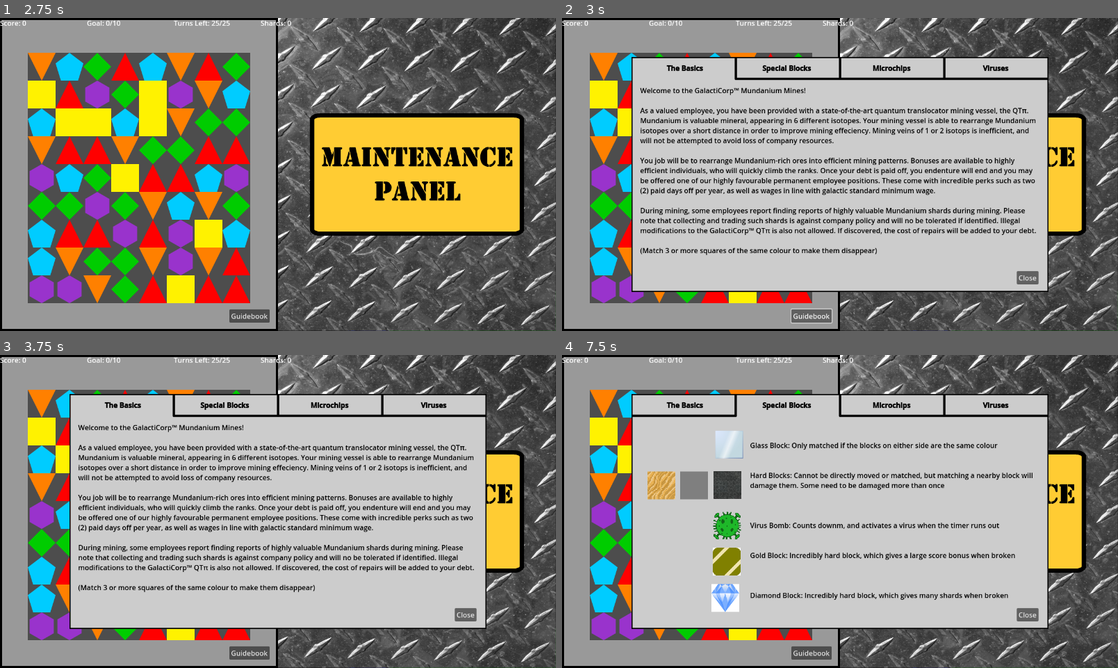
Above: before the commit, frames 1-4 (two rows, left to right).
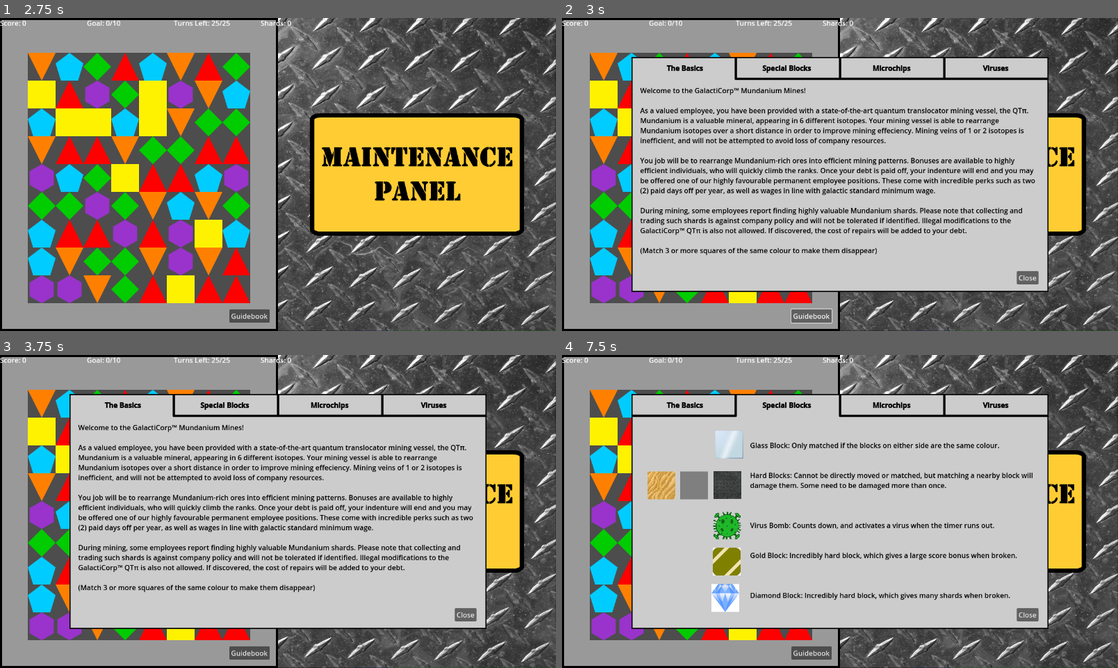
Above: after the commit, the same moments.

Repository: mr-pig-streaming/match-3-game
Game: Godot game, scene res://Scenes/base_scene.tscn
The game is run twice, just before and just after one commit, with the same random seed, the same clock (stepped at 60 frames per second) and the same inputs.
Inputs (mouse positions are in pixels of both pictures, inside the frame that each line leads up to):
- Up to frame 1 (2.75 s): click "New Game" at 0.5 s; click "New Game" at 1.25 s; click "Load Game" at 2 s
- Up to frame 2 (3 s): click "Guidebook" at 2.75 s
- Up to frame 3 (3.75 s): click "Dispense Chip" at 3.5 s
- Up to frame 4 (7.5 s): click "View Chips" at 4.25 s; tap Enter at 5, 6.5 s; move the mouse to (873, 511) at 5.02 s; hold D 5.03-5.78 s; tap V at 5.1, 6.6 s; click (873, 511) at 5.17 s; tap Space at 5.75, 7.25 s; move the mouse to (995, 405) at 5.77 s; hold S 5.78-6.53 s; tap R at 5.85, 7.35 s; click (995, 405) at 5.92 s; move the mouse to (890, 405) at 6.52 s; hold D from 6.53 s (still down); click (890, 405) at 6.67 s; move the mouse to (789, 405) at 7.27 s; click (789, 405) at 7.42 s

Frame 1 is identical in both runs. In frame 2, 4.1% of the frame differs, in the area x 14-86%, y 31-70%; in frame 3, 4.1%; in frame 4, 0.3%.
Error in both runs: Cannot call method 'queue_free' on a null value. (res://Scripts/base_scene.gd:92)

Commit message:
bugfix-14 Cleared up all the typoes I could find

Diff:
--- a/Scenes/guidebook.tscn
+++ b/Scenes/guidebook.tscn
@@ -45,12 +45,12 @@
 offset_right = 456.0
 offset_bottom = 238.0
 bbcode_enabled = true
-text = "[color=black]Three's a Crowd: A maximum of 3 blocks can be matched each turn
-Half: Receive half score
-Harden Blocks: All blocks are healed of 1 damage. If undamaged, they receive a 1 damage shield
-Stone Prism: Spawns several random hard blocks
-
-Viruses can be removed at rest areas, or by using the Antivirus microchip[/color]"
+text = "[color=black]Three's a Crowd: A maximum of 3 blocks can be matched each turn.
+Half: Receive half score.
+Harden Blocks: All blocks are healed of 1 damage. If undamaged, they receive a 1 damage shield.
+Stone Prism: Spawns several random hard blocks.
+
+Viruses can be removed at rest areas, or by using the Antivirus microchip.[/color]"
 
 [node name="Page3" type="Node2D" parent="."]
 
@@ -78,15 +78,15 @@
 offset_right = 458.0
 offset_bottom = 240.0
 bbcode_enabled = true
-text = "[color=black]Bishop: Matches blocks diagonally instead of straight lines
-Tetris: Matches block in tetrominos instead of straight lines
-Queen: Matches blocks both straight and diagonally
-Double: Doubles score for 3 rounds
-Time Stop: Prevents energy going down, and halts matches, for 3 turns to allow for larger matches
-Crack Blocks: Does 1 damage to all hard blocks. Also breaks virus bombs
-Colourblind: Allows green and red blocks to be matched
-Antivirus: Clears all virus bombs
-Quantum Translocator: Blocks can be moved anywhere for 4 turns[/color]"
+text = "[color=black]Bishop: Matches blocks diagonally instead of straight lines.
+Tetris: Matches block in tetrominos instead of straight lines.
+Queen: Matches blocks both straight and diagonally.
+Double: Doubles score for 3 rounds.
+Time Stop: Prevents energy going down, and halts matches, for 3 turns to allow for larger matches.
+Crack Blocks: Does 1 damage to all hard blocks. Also breaks virus bombs.
+Colourblind: Allows green and red blocks to be matched.
+Antivirus: Clears all virus bombs.
+Quantum Translocator: Blocks can be moved anywhere for 4 turns.[/color]"
 
 [node name="Page2" type="Node2D" parent="."]
 
@@ -136,21 +136,21 @@
 offset_right = 459.0
 offset_bottom = 235.0
 bbcode_enabled = true
-text = "[color=black]Glass Block: Only matched if the blocks on either side are the same colour
-
-
-Hard Blocks: Cannot be directly moved or matched, but matching a nearby block will damage them. Some need to be damaged more than once
-
-
-
-Virus Bomb: Counts downm, and activates a virus when the timer runs out
-
-
-Gold Block: Incredibly hard block, which gives a large score bonus when broken
-
-
-
-Diamond Block: Incredibly hard block, which gives many shards when broken[/color]"
+text = "[color=black]Glass Block: Only matched if the blocks on either side are the same colour.
+
+
+Hard Blocks: Cannot be directly moved or matched, but matching a nearby block will damage them. Some need to be damaged more than once.
+
+
+
+Virus Bomb: Counts down, and activates a virus when the timer runs out.
+
+
+Gold Block: Incredibly hard block, which gives a large score bonus when broken.
+
+
+
+Diamond Block: Incredibly hard block, which gives many shards when broken.[/color]"
 
 [node name="Tab2" type="Area2D" parent="Page2"]
 
@@ -186,11 +186,11 @@
 bbcode_enabled = true
 text = "[color=black]Welcome to the GalactiCorp™ Mundanium Mines!
 
-As a valued employee, you have been provided with a state-of-the-art quantum translocator mining vessel, the QTπ. Mundanium is valuable mineral, appearing in 6 different isotopes. Your mining vessel is able to rearrange Mundanium isotopes over a short distance in order to improve mining effeciency. Mining veins of 1 or 2 isotops is inefficient, and will not be attempted to avoid loss of company resources.
-
-You job will be to rearrange Mundanium-rich ores into effici …(101 unchanged characters)… e ranks. Once your debt is paid off, you endenture will end and you may be offered …(194 unchanged characters)…
-
-During mining, some employees report finding reports of highly valuable Mundanium shards during mining. Please note that collecting and trading such shards is against company policy and will no be tolerated if identified. Illegal mod …(118 unchanged characters)…
+As a valued employee, you have been provided with a state-of-the-art quantum translocator mining vessel, the QTπ. Mundanium is a valuable mineral, appearing in 6 different isotopes. Your mining vessel is able to rearrange Mundanium isotopes over a short distance in order to improve mining effeciency. Mining veins of 1 or 2 isotopes is inefficient, and will not be attempted to avoid loss of company resources.
+
+You job will be to rearrange Mundanium-rich ores into effici …(101 unchanged characters)… e ranks. Once your debt is paid off, your indenture will end and you may be offered …(194 unchanged characters)…
+
+During mining, some employees report finding highly valuable Mundanium shards. Please note that collecting and trading such shards is against company policy and will not be tolerated if identified. Illegal mod …(118 unchanged characters)…
 
 (Match 3 or more squares of the same colour to make them disappear)[/color]"
 
--- a/Scenes/rest_area.tscn
+++ b/Scenes/rest_area.tscn
@@ -18,7 +18,7 @@
 offset_top = 200.0
 offset_right = 258.0
 offset_bottom = 231.0
-text = "Debug (Future Work)"
+text = "Debug (Remove Debuffs)"
 
 [node name="LeaveButton" type="Button" parent="."]
 offset_left = 200.0
--- a/Scripts/clippy_helper.gd
+++ b/Scripts/clippy_helper.gd
@@ -1,9 +1,9 @@
 extends "res://Scripts/helper.gd"
 
 var lines = [
-	"Hi! I'm Clippy, your helpful corporate assistant! Ask me anything!",
+	"Hi! I'm Chippy, your helpful corporate assistant! Ask me anything!",
 	"Feel free to make suggestions! We'll feel free to ignore you and reconsider your employment",
-	"Did you know that most employees finish their endenture after only 1472.6 years? Good luck!"
+	"Did you know that most employees finish their indenture after only 1472.6 years? Good luck!"
 ]
 
 var active_lines = []
--- a/Scripts/status_screen.gd
+++ b/Scripts/status_screen.gd
@@ -23,7 +23,7 @@
 	status_string += "Convenience Fee: $%.2f\n" % (score * 0.14)
 	status_string += "Service Convenience Fee: $%.2f\n" % (score * 0.16)
 	status_string += "Total Fees: $%.2f\n" % score
-	status_string += "Outstanding Endenture: $%.2f\n" % goal_score
+	status_string += "Outstanding Indenture: $%.2f\n" % goal_score
 	status_string += "\n"
 	status_string += "Thank you for working with GalactiCorp!"
 	return status_string
